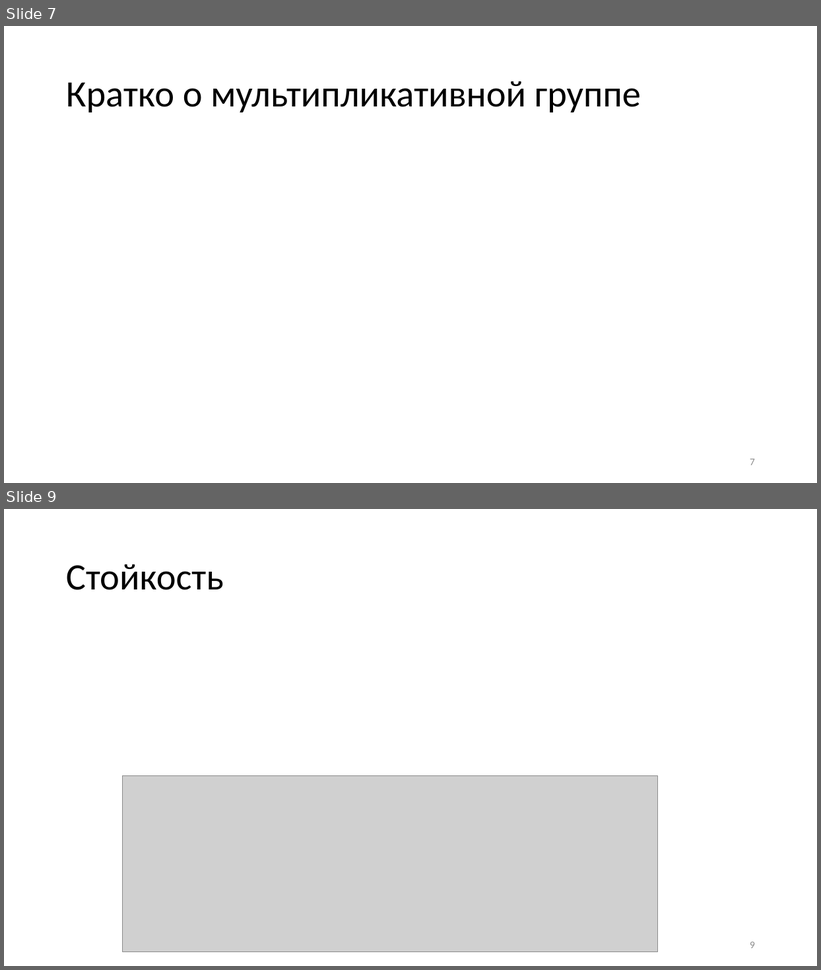
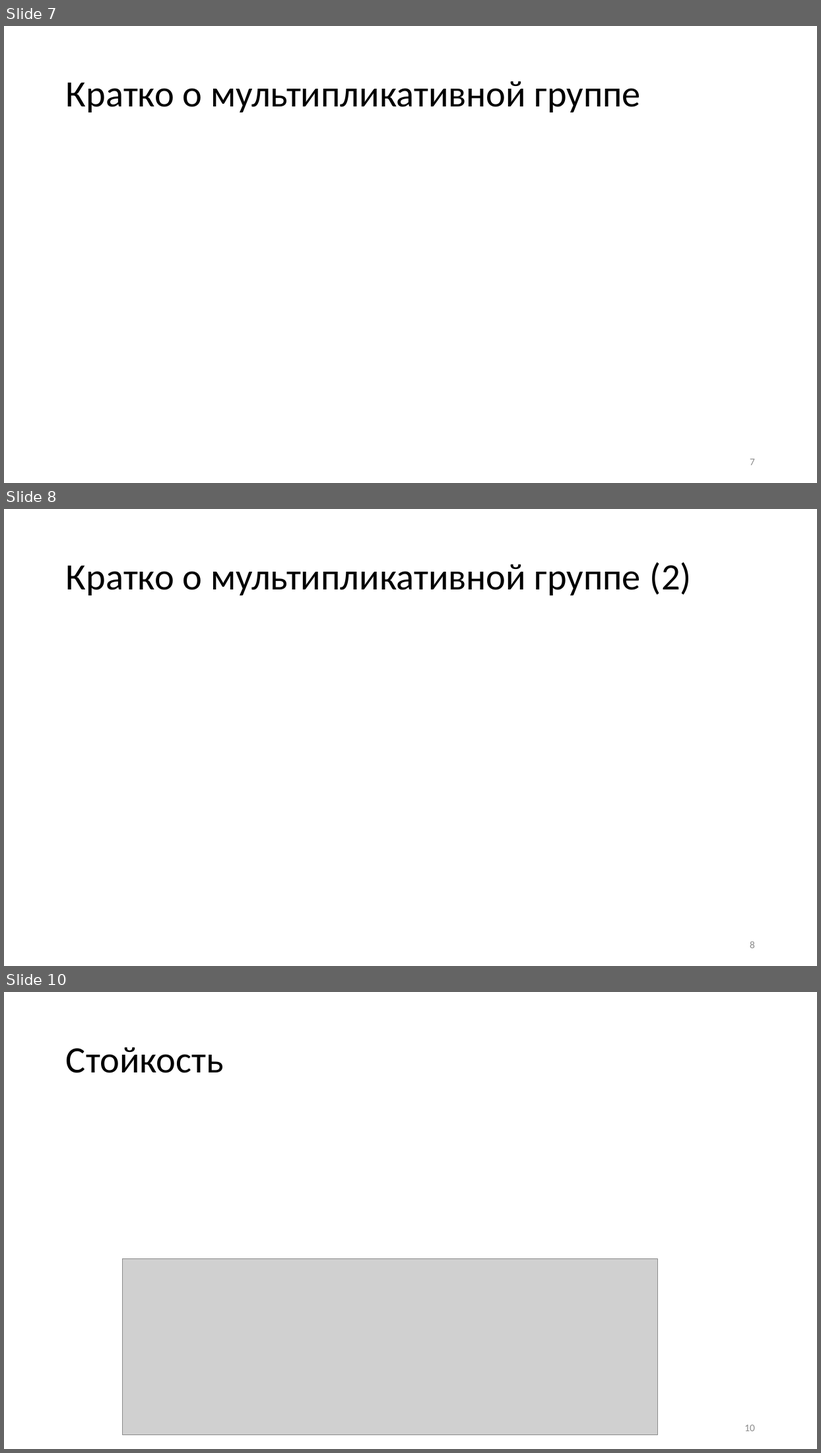
Before and after one commit to CryptoCourse/CryptoLectures, a slide deck: Lectures/PublicKeyLite.pptx. Shown one above the other, each under a label of ours: slides 7 and 9 before the commit, slides 7, 8 and 10 after it; the slides between them are not shown. The pictures are 821x970 and 821x1453 pixels, drawn with LibreOffice and Linux fonts; fonts in the diff are those of the drawing; grey boxes stand for pictures. Boxes give left, top, right and bottom in pixels: in the first picture for what was removed or moved away, otherwise in the second. Text is boxed around its words. In the diff, an @@ line names an element or a change of style, - is before the commit and + after.

```diff
--- a/Lectures/PublicKeyLite.pptx
+++ b/Lectures/PublicKeyLite.pptx
@@ slide 8 added at (4, 509, 817, 966), background #FFFFFF @@
@@ title added at (66, 562, 692, 595), 44 pt, text #000000 @@
+Кратко о мультипликативной группе (2)
@@ page number added at (750, 941, 755, 949), 12 pt, text #8C8C8C @@
+8
@@ what was slide 9 is now slide 10 @@
@@ page number at (745, 1425, 755, 1432): text changed @@
-9
+10
```
Also in this commit, not shown: 7 slides changed, 2 other files.
